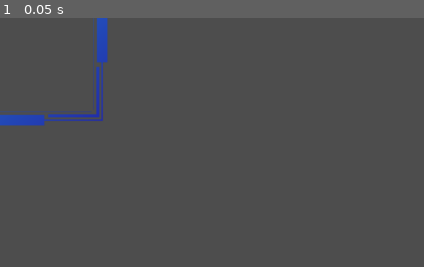
Above: before the commit, frame 1.
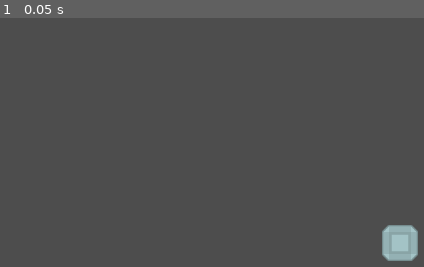
Above: after the commit, the same moment.

Repository: Quilfort/gamedevjs-2025
Game: Godot game, scene res://Scenes/central_cube.tscn
The game is run twice, just before and just after one commit, with the same random seed, the same clock (stepped at 60 frames per second) and the same inputs. Before the commit the project has no main scene; this scene is started directly in both runs.
Inputs:
- Up to frame 1 (0.05 s): no input

The runs differ from the first frame. In frame 1, 2.9% of the frame differs, in the area x 0-99%, y 0-98%.

Commit message:
Too much random shit, bad commit is this

Diff:
--- /dev/null
+++ b/gamedev-2025/Scenes/Enemy/enemy_basic.tscn
@@ -0,0 +1,62 @@
+[gd_scene load_steps=9 format=3 uid="uid://cfvmx5and5r7v"]
+
+[ext_resource type="Script" path="res://Scripts/Enemy/enemy_basic.gd" id="1_2x1x7"]
+[ext_resource type="Texture2D" uid="uid://1vlh4x6y7eel" path="res://Assets/Enemy/EnemyBasic/SpriteSheet.png" id="2_gd76v"]
+
+[sub_resource type="AtlasTexture" id="AtlasTexture_327ik"]
+atlas = ExtResource("2_gd76v")
+region = Rect2(0, 0, 16, 16)
+
+[sub_resource type="AtlasTexture" id="AtlasTexture_n5t1j"]
+atlas = ExtResource("2_gd76v")
+region = Rect2(0, 0, 16, 16)
+
+[sub_resource type="AtlasTexture" id="AtlasTexture_q65nf"]
+atlas = ExtResource("2_gd76v")
+region = Rect2(0, 16, 16, 16)
+
+[sub_resource type="AtlasTexture" id="AtlasTexture_hdtu7"]
+atlas = ExtResource("2_gd76v")
+region = Rect2(0, 32, 16, 16)
+
+[sub_resource type="AtlasTexture" id="AtlasTexture_ymfmp"]
+atlas = ExtResource("2_gd76v")
+region = Rect2(0, 48, 16, 16)
+
+[sub_resource type="SpriteFrames" id="SpriteFrames_v2idb"]
+animations = [{
+"frames": [{
+"duration": 1.0,
+"texture": SubResource("AtlasTexture_327ik")
+}],
+"loop": true,
+"name": &"default",
+"speed": 5.0
+}, {
+"frames": [{
+"duration": 1.0,
+"texture": SubResource("AtlasTexture_n5t1j")
+}, {
+"duration": 1.0,
+"texture": SubResource("AtlasTexture_q65nf")
+}, {
+"duration": 1.0,
+"texture": SubResource("AtlasTexture_hdtu7")
+}, {
+"duration": 1.0,
+"texture": SubResource("AtlasTexture_ymfmp")
+}],
+"loop": true,
+"name": &"down",
+"speed": 5.0
+}]
+
+[node name="EnemyBasic" type="CharacterBody2D"]
+motion_mode = 1
+script = ExtResource("1_2x1x7")
+
+[node name="AnimatedSprite2D" type="AnimatedSprite2D" parent="."]
+position = Vector2(33, 27)
+sprite_frames = SubResource("SpriteFrames_v2idb")
+animation = &"down"
+frame_progress = 0.323358
--- /dev/null
+++ b/gamedev-2025/Scenes/Tower/tower_basic.tscn
@@ -0,0 +1,16 @@
+[gd_scene load_steps=3 format=3 uid="uid://cs6ufkd60opqb"]
+
+[ext_resource type="Texture2D" uid="uid://rcv2oietns8y" path="res://Assets/Towers/towerDefense_tile181.png" id="1_ja1oa"]
+[ext_resource type="Texture2D" uid="uid://dent1p16v4oft" path="res://Assets/Towers/towerDefense_tile249.png" id="2_yqusy"]
+
+[node name="TowerBasic" type="Node2D"]
+
+[node name="Base" type="Sprite2D" parent="."]
+texture = ExtResource("1_ja1oa")
+
+[node name="Turret" type="Sprite2D" parent="."]
+texture = ExtResource("2_yqusy")
+offset = Vector2(12, 0)
+
+[node name="Muzzle" type="Marker2D" parent="Turret"]
+position = Vector2(43, 0)
--- /dev/null
+++ b/gamedev-2025/Scenes/central_cube.gd
@@ -0,0 +1,5 @@
+extends Node2D
+
+func _ready() -> void:
+	# Center the cube in the middle of the screen
+	position = get_viewport_rect().size / 2
--- a/gamedev-2025/Scenes/central_cube.tscn
+++ b/gamedev-2025/Scenes/central_cube.tscn
@@ -1,8 +1,12 @@
-[gd_scene load_steps=2 format=3 uid="uid://bpkhmw5hdmf38"]
+[gd_scene load_steps=3 format=3 uid="uid://bpkhmw5hdmf38"]
 
-[ext_resource type="Texture2D" uid="uid://c47qkmx7w1ogu" path="res://Assets/CentralCube/test-cube.png" id="1_cvd22"]
+[ext_resource type="Script" path="res://Scenes/central_cube.gd" id="1_igjlm"]
+[ext_resource type="Texture2D" uid="uid://cb6dxeeg0h3ks" path="res://Assets/CentralCube/central-cube.png" id="1_pd8w8"]
 
 [node name="CentralCube" type="Node2D"]
+script = ExtResource("1_igjlm")
 
 [node name="Sprite2D" type="Sprite2D" parent="."]
-texture = ExtResource("1_cvd22")
+texture = ExtResource("1_pd8w8")
+
+[node name="NorthSide" type="Node2D" parent="Sprite2D"]
--- /dev/null
+++ b/gamedev-2025/Scripts/Enemy/enemy_basic.gd
@@ -0,0 +1,4 @@
+extends CharacterBody2D
+
+
+@export var movement_speed = 20.0
--- a/gamedev-2025/project.godot
+++ b/gamedev-2025/project.godot
@@ -11,6 +11,7 @@
 [application]
 
 config/name="Gamedev 2025"
+run/main_scene="res://Scenes/central_cube.tscn"
 config/features=PackedStringArray("4.3", "GL Compatibility")
 config/icon="res://icon.svg"
 
Binary file added: gamedev-2025/Assets/CentralCube/central-cube.png
Not shown, added: gamedev-2025/Assets/CentralCube/central-cube.png.import
Binary file added: gamedev-2025/Assets/Enemy/EnemyBasic/SpriteSheet.png
Not shown, added: gamedev-2025/Assets/Enemy/EnemyBasic/SpriteSheet.png.import
Binary file added: gamedev-2025/Assets/Towers/towerDefense_tile180.png
Not shown, added: gamedev-2025/Assets/Towers/towerDefense_tile180.png.import
Binary file added: gamedev-2025/Assets/Towers/towerDefense_tile181.png
Not shown, added: gamedev-2025/Assets/Towers/towerDefense_tile181.png.import
Binary file added: gamedev-2025/Assets/Towers/towerDefense_tile228.png
Not shown, added: gamedev-2025/Assets/Towers/towerDefense_tile228.png.import
Binary file added: gamedev-2025/Assets/Towers/towerDefense_tile249.png
Not shown, added: gamedev-2025/Assets/Towers/towerDefense_tile249.png.import
(and 7 more such lines)
